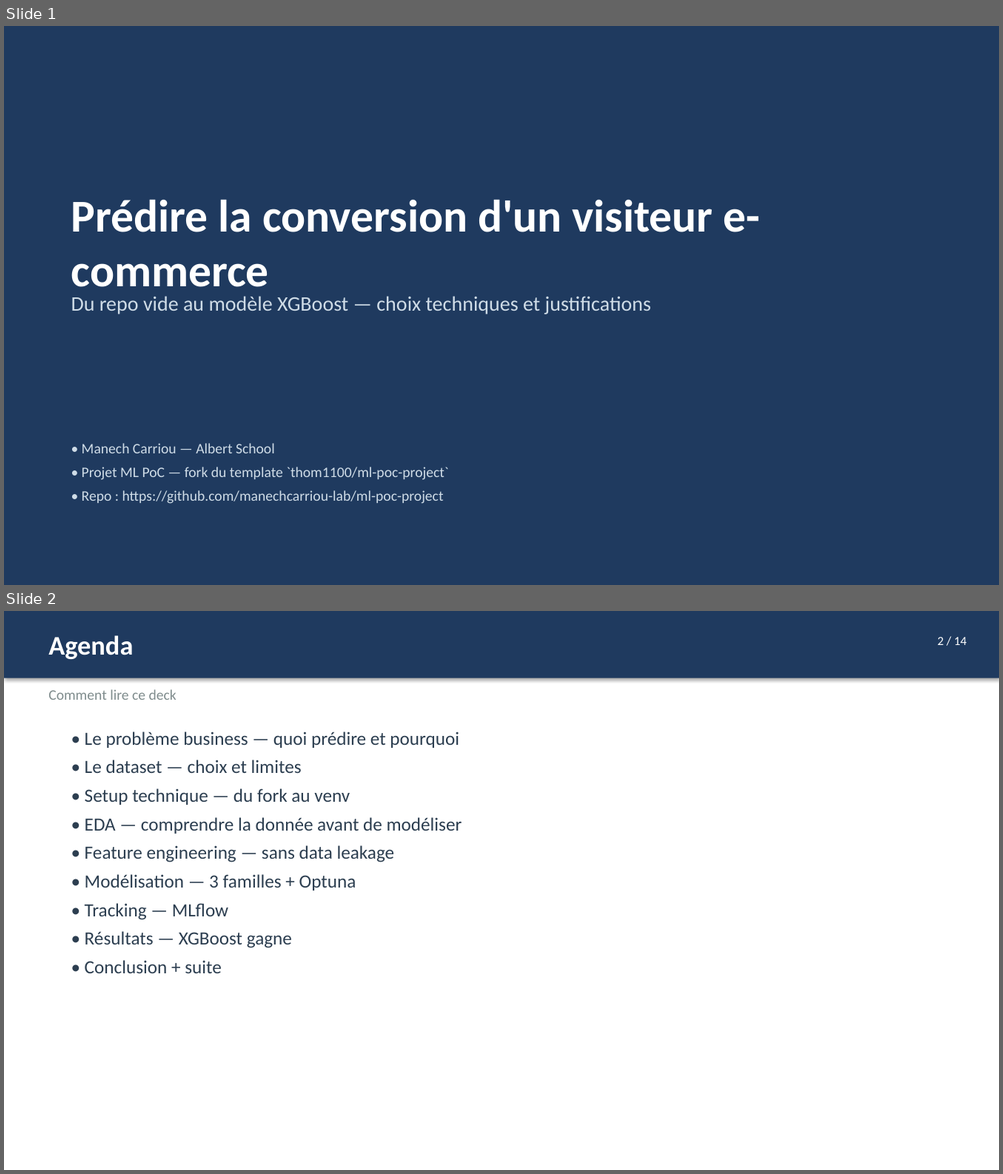
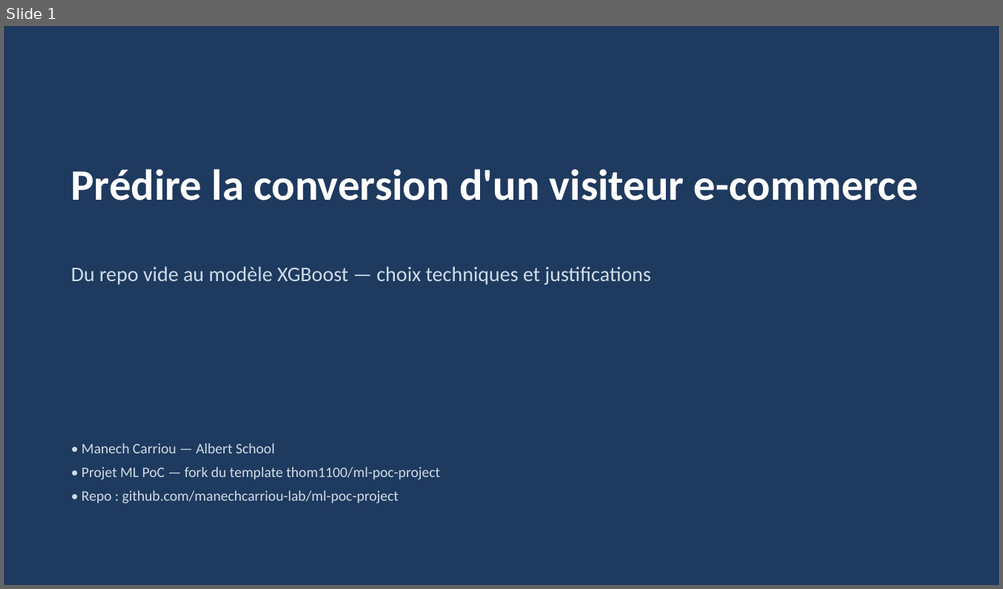
Before and after one commit to manechcarriou-lab/ml-poc-project, a slide deck: deliverables/process_overview.pptx. Shown one above the other, each under a label of ours: slides 1 and 2 before the commit, slide 1 after it. The pictures are 1003x1174 and 1003x589 pixels, drawn with LibreOffice and Linux fonts; fonts in the diff are those of the drawing. Boxes give left, top, right and bottom in pixels: in the first picture for what was removed or moved away, otherwise in the second. Text is boxed around its words. In the diff, an @@ line names an element or a change of style, - is before the commit and + after.

```diff
--- a/deliverables/process_overview.pptx
+++ b/deliverables/process_overview.pptx
@@ slide 2 removed at [4,611,999,1170], background #FFFFFF @@
@@ rectangle removed at [4,611,999,678] @@
@@ text removed at [48,635,133,659] @@
-Agenda
@@ text removed at [937,637,966,645] @@
-2 / 14
@@ text removed at [48,689,176,700] @@
-Comment lire ce deck
@@ text removed at [85,732,462,974] @@
-• Le problème business — quoi prédire et pourquoi
-• Le dataset — choix et limites
-• Setup technique — du fork au venv
-• EDA — comprendre la donnée avant de modéliser
-• Feature engineering — sans data leakage
-• Modélisation — 3 familles + Optuna
-• Tracking — MLflow
-• Résultats — XGBoost gagne
-• Conclusion + suite
@@ slide 1 changed as well @@
@@ text "Prédire la conversion d'un visiteur ...": place and size @@
-text "Prédire la conversion d'un visiteur ..." at [71,199,760,297]
+text "Prédire la conversion d'un visiteur ..." at [71,169,918,201]
@@ text "Prédire la conversion d'un visiteur ..." at [71,169,918,201]: size 44 to 42 pt @@
@@ text "Du repo vide au modèle ...": place and size @@
-text "Du repo vide au modèle ..." at [71,296,651,315]
+text "Du repo vide au modèle ..." at [71,266,651,285]
@@ text at [82,467,440,504]: text changed @@
-• Projet ML PoC — fork du template `thom1100/ml-poc-project`
-• Repo : https://github.com/manechcarriou-lab/ml-poc-project
+• Projet ML PoC — fork du template thom1100/ml-poc-project
+• Repo : github.com/manechcarriou-lab/ml-poc-project
```
Also in this commit, not shown: 7 other slides changed, 8 slides added, 5 other slides removed, 15 other files.
